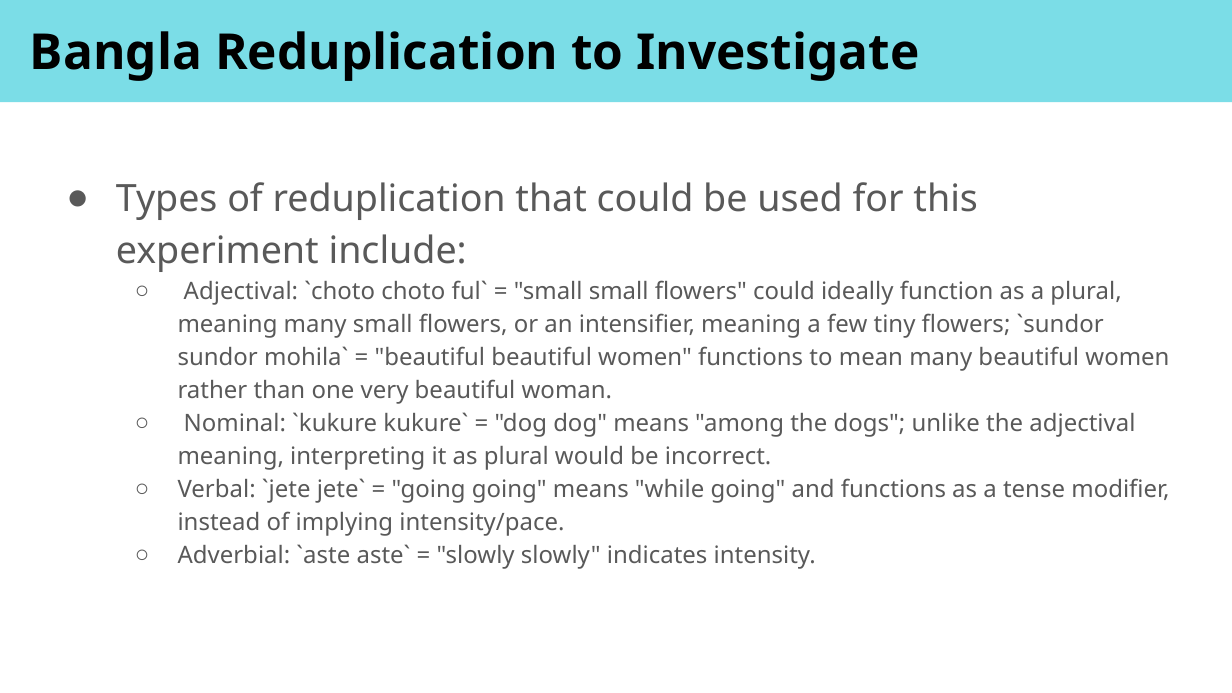
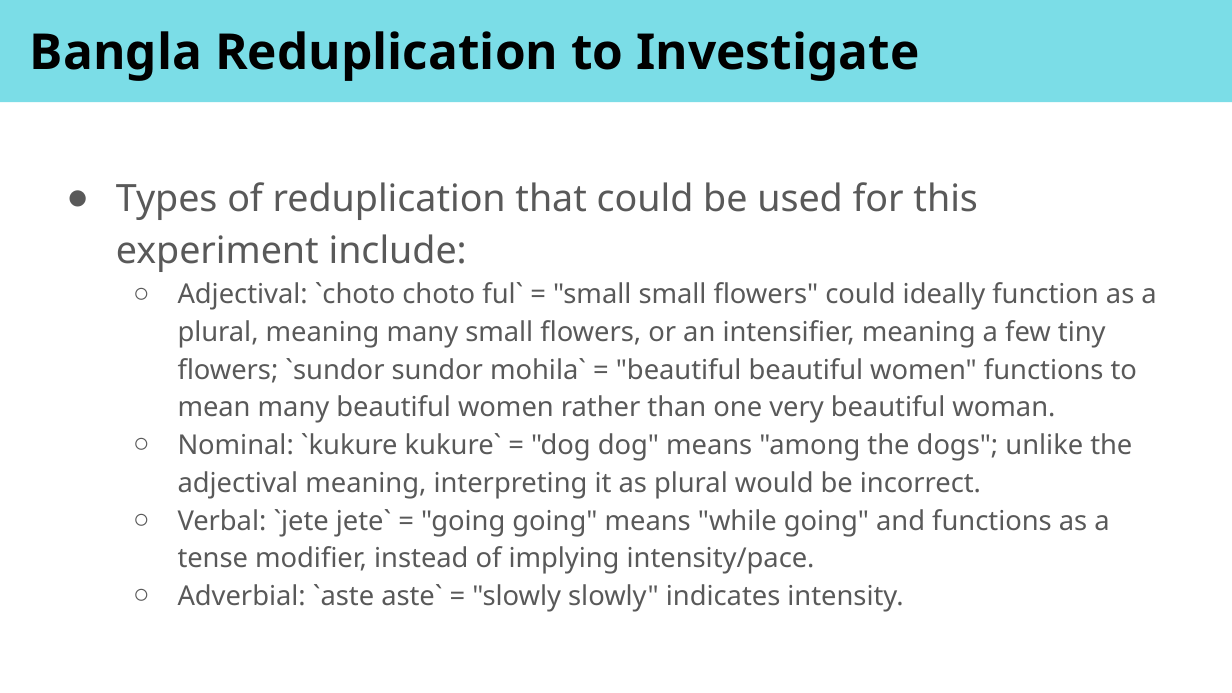
Before and after one commit to shinjinighosh/24.904-Final-Project, a slide deck: slide 4 of 24.904 Final Presentation.odp. Drawn at 1232x693 pixels with LibreOffice and Linux fonts; fonts in the diff are those of the drawing. Boxes give left, top, right and bottom in pixels: in the first picture for what was removed or moved away, otherwise in the second. Text is boxed around its words. In the diff, an @@ line names an element or a change of style, - is before the commit and + after.

```diff
--- a/24.904 Final Presentation.odp
+++ b/24.904 Final Presentation.odp
@@ text at box(178, 282, 1156, 612): size 14 to 16 pt in "Adjectival: `choto choto ful` = "small small ...", "Nominal: `kukure kukure` = "dog dog" means ...", "Verbal: `jete jete` = "going going" means ...", "Adverbial: `aste aste` = "slowly slowly" indicates ..."; indent changed @@
```
Also in this commit, not shown: 2 other slides changed, 1 slide added, 1 slide removed.
